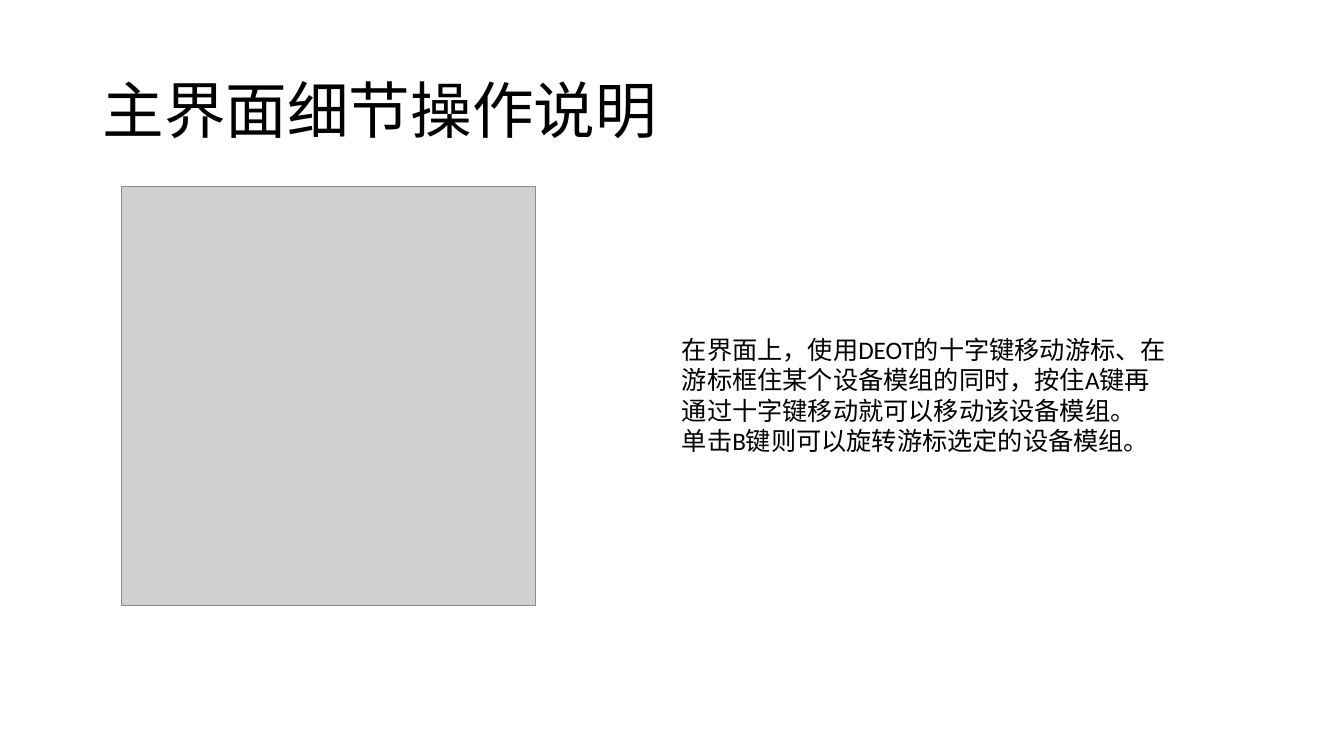
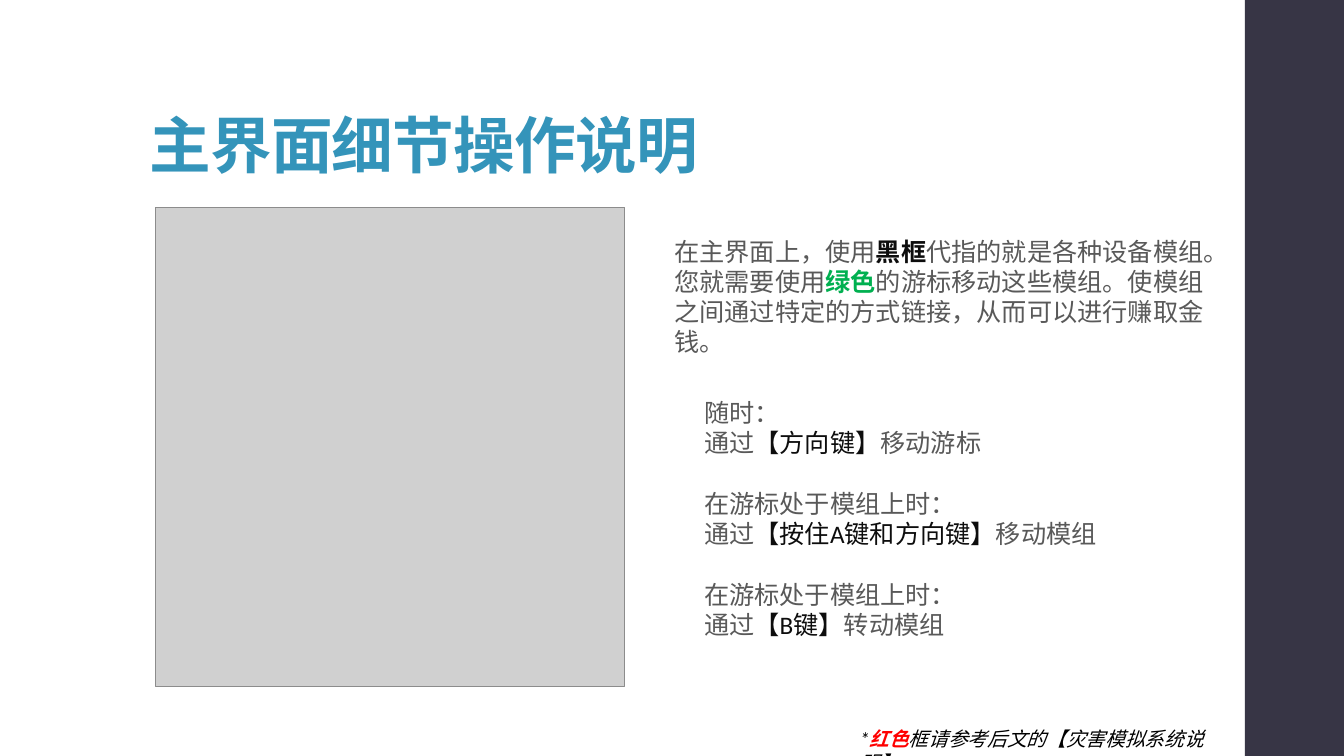
Before and after one commit to syx007/GamePlayGround, a slide deck: slide 6 of document/ROOT 操作指南.pptx (slide 7 before the commit). Drawn at 1344x756 pixels with LibreOffice and Linux fonts; fonts in the diff are those of the drawing; grey boxes stand for pictures. Boxes give left, top, right and bottom in pixels: in the first picture for what was removed or moved away, otherwise in the second. Text is boxed around its words. In the diff, an @@ line names an element or a change of style, - is before the commit and + after.

```diff
--- a/document/ROOT 操作指南.pptx
+++ b/document/ROOT 操作指南.pptx
@@ title "主界面细节操作说明": place and size @@
-title "主界面细节操作说明" at (102, 81, 656, 138)
+title "主界面细节操作说明" at (149, 115, 698, 174)
@@ title "主界面细节操作说明" at (149, 115, 698, 174): text colour #000000 to #3494BA, letter spacing 0 to -0.5 pt, bold on; vertical alignment middle to bottom @@
@@ rectangle added at (1245, 0, 1344, 756), fill #373545 @@
@@ picture: place and size @@
-picture at (121, 187, 535, 605)
+picture at (155, 208, 625, 687)
@@ text added at (674, 239, 1228, 353), 18 pt, text #595959 @@
+在主界面上，使用黑框代指的就是各种设备模组。
+您就需要使用绿色的游标移动这些模组。使模组之间通过特定的方式链接，从而可以进行赚取金钱。
@@ text removed at (682, 337, 1166, 452) @@
-在界面上，使用DEOT的十字键移动游标、在游标框住某个设备模组的同时，按住A键再通过十字键移动就可以移动该设备模组。
-单击B键则可以旋转游标选定的设备模组。
@@ text added at (704, 401, 1097, 637), 18 pt, text #595959 @@
+随时：
+通过【方向键】移动游标
+在游标处于模组上时：
+通过【按住A键和方向键】移动模组
+在游标处于模组上时：
+通过【B键】转动模组
@@ text added at (870, 729, 1204, 748), 14 pt, text #000000, italic @@
+*红色框请参考后文的【灾害模拟系统说明】
```
Also in this commit, not shown: 13 other slides changed, 1 slide added, 1 slide removed.
